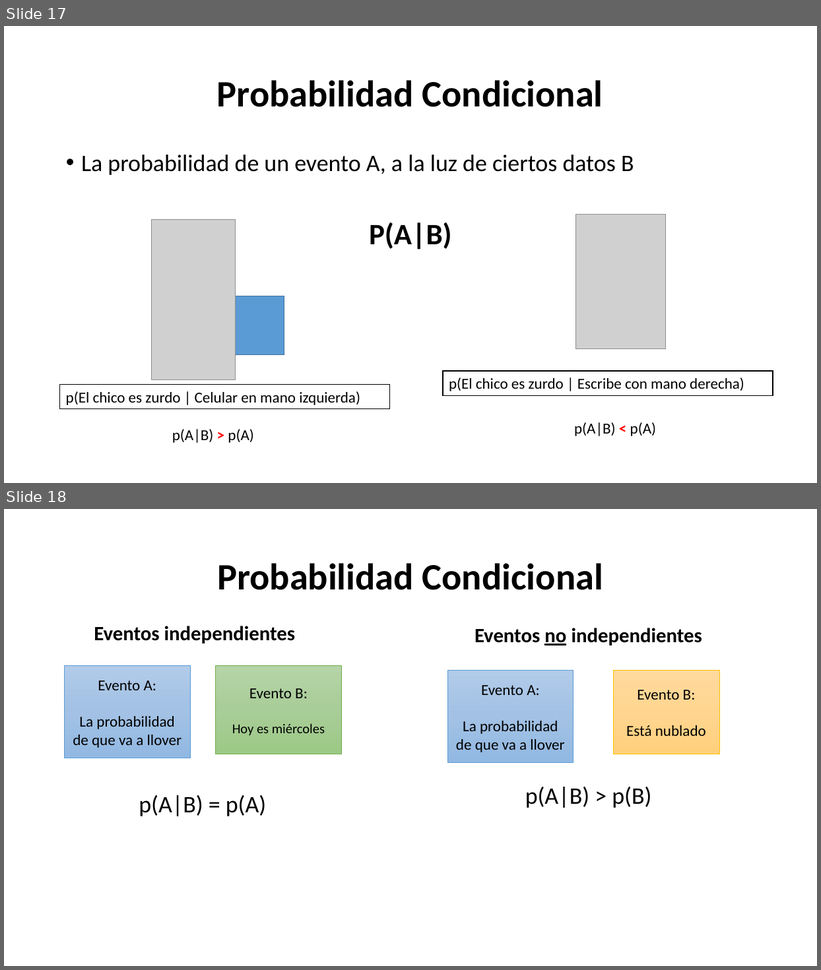
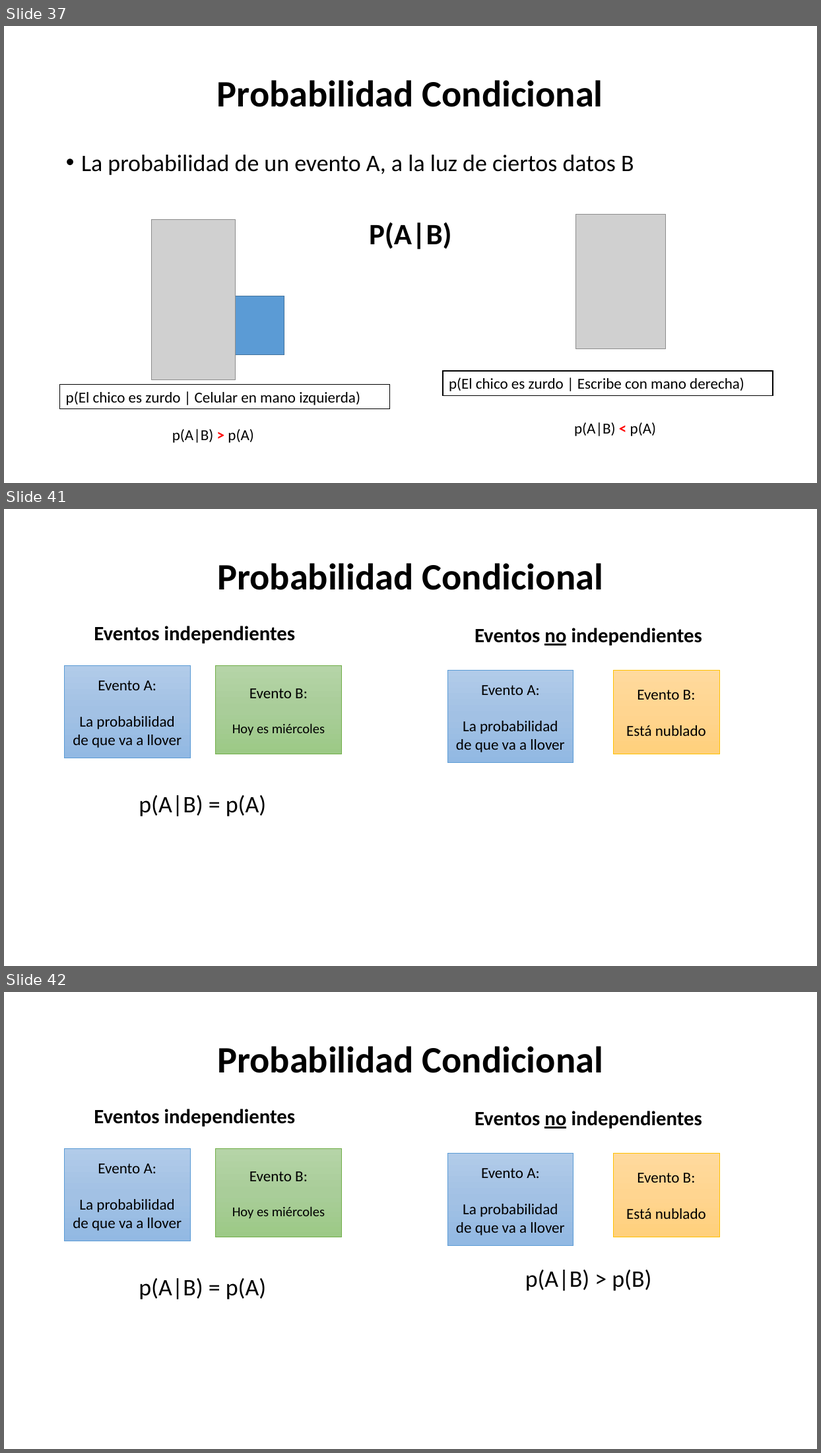
Before and after one commit to Adrifelcha/afchavez-019, a slide deck: JeanPiaget/2019-2020/Cuarentena/Sexto - Clases Remotas/AMC2020_InferenciaProbabilistica-1.pptx. Shown one above the other, each under a label of ours: slides 17 and 18 before the commit, slides 37, 41 and 42 after it; the slides between them are not shown. The pictures are 821x970 and 821x1453 pixels, drawn with LibreOffice and Linux fonts; fonts in the diff are those of the drawing; grey boxes stand for pictures. Boxes give left, top, right and bottom in pixels: in the first picture for what was removed or moved away, otherwise in the second. Text is boxed around its words. In the diff, an @@ line names an element or a change of style, - is before the commit and + after.

```diff
--- a/JeanPiaget/2019-2020/Cuarentena/Sexto - Clases Remotas/AMC2020_InferenciaProbabilistica-1.pptx
+++ b/JeanPiaget/2019-2020/Cuarentena/Sexto - Clases Remotas/AMC2020_InferenciaProbabilistica-1.pptx
@@ slide 41 added at (x1=4, y1=509, x2=817, y2=966), background #FFFFFF @@
@@ title added at (x1=217, y1=563, x2=603, y2=590), 44 pt, text #000000, bold @@
+Probabilidad Condicional
@@ text added at (x1=94, y1=626, x2=295, y2=644), 24 pt, text #000000, bold @@
+Eventos independientes
@@ text added at (x1=475, y1=628, x2=702, y2=646), 24 pt, text #000000, bold @@
+Eventos no independientes
@@ rectangle added at (x1=64, y1=666, x2=190, y2=758), fill gradient #B1CBE9 to #A3C1E5 to #93B9E4, outline #5B9BD5 0.5 pt, 18 pt, text #000000 @@
+Evento A:
+La probabilidad de que va a llover
@@ rectangle added at (x1=216, y1=666, x2=342, y2=755), fill gradient #B5D5A7 to #AACE9A to #9CC987, outline #70AD47 0.5 pt, 16 pt, text #000000 @@
+Evento B:
+Hoy es miércoles
@@ rectangle added at (x1=448, y1=671, x2=573, y2=763), fill gradient #B1CBE9 to #A3C1E5 to #93B9E4, outline #5B9BD5 0.5 pt, 18 pt, text #000000 @@
+Evento A:
+La probabilidad de que va a llover
@@ rectangle added at (x1=613, y1=671, x2=719, y2=755), fill gradient #FFDB9E to #FFD590 to #FFD07C, outline #FFC000 0.5 pt, 18 pt, text #000000 @@
+Evento B:
+Está nublado
@@ text added at (x1=139, y1=795, x2=266, y2=817), 28 pt, text #000000 @@
+p(A|B) = p(A)
@@ what was slide 17 is now slide 37 @@
@@ what was slide 18 is now slide 42 @@
```
Also in this commit, not shown: 13 slides changed, 68 other slides added, 8 slides removed, 16 other files.
